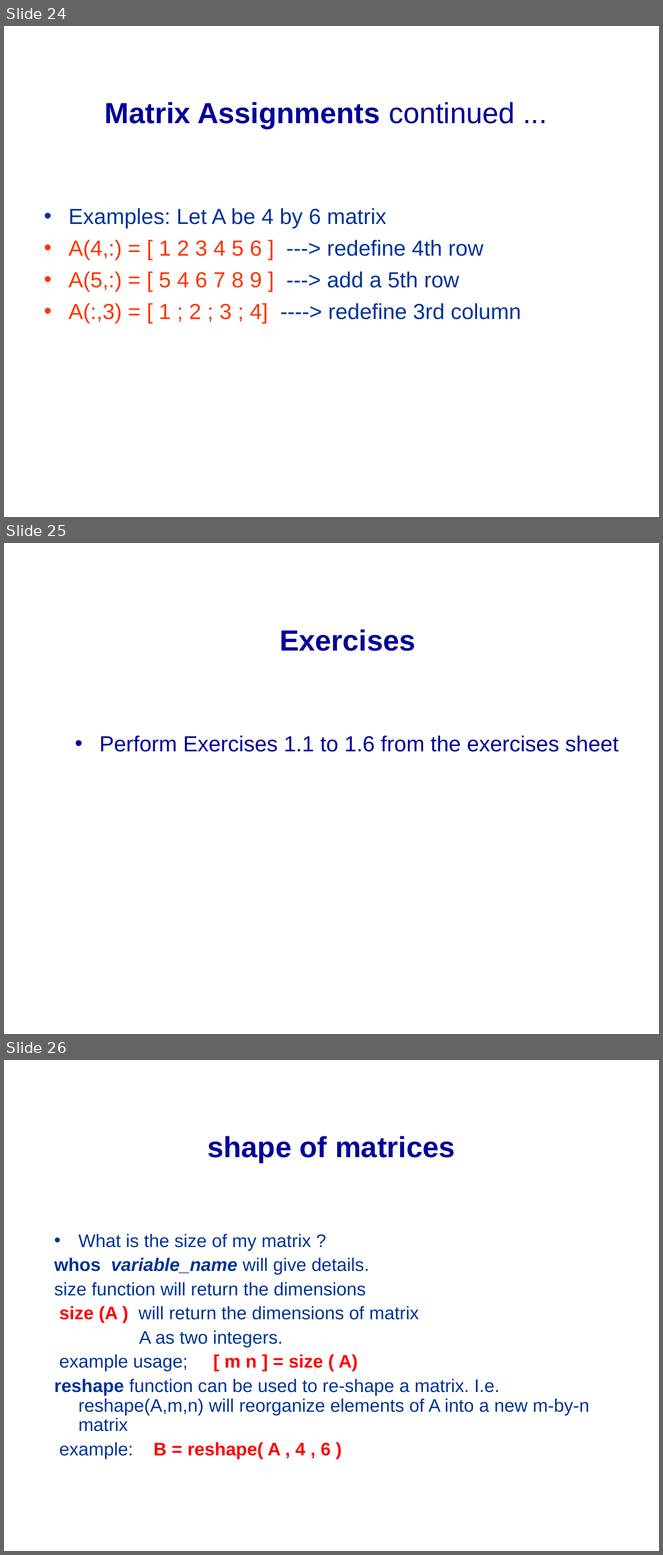
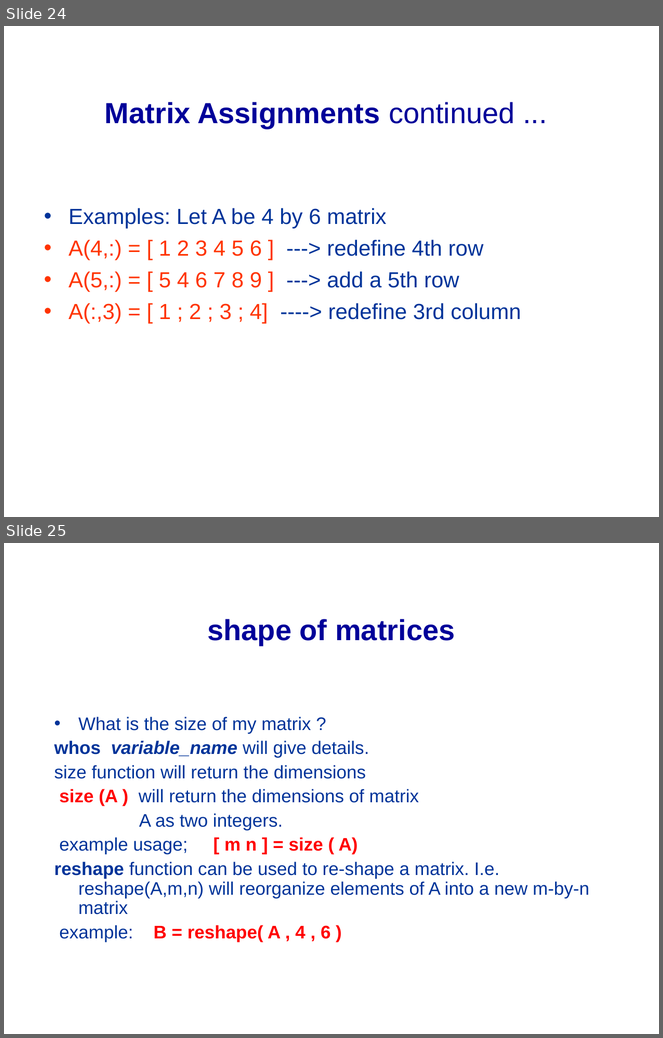
Before and after one commit to mikeg64/iome, a slide deck: src/examples/course/matlab/presentations_and_docs/matlab1.ppt. Shown one above the other, each under a label of ours: slides 24, 25 and 26 before the commit, slides 24 and 25 after it. The pictures are 663x1555 and 663x1038 pixels, drawn with LibreOffice and Linux fonts; fonts in the diff are those of the drawing; background and template pictures are left out. Boxes give left, top, right and bottom in pixels: in the first picture for what was removed or moved away, otherwise in the second. Text is boxed around its words. In the diff, an @@ line names an element or a change of style, - is before the commit and + after.

```diff
--- a/src/examples/course/matlab/presentations_and_docs/matlab1.ppt
+++ b/src/examples/course/matlab/presentations_and_docs/matlab1.ppt
@@ slide 25 removed at (4, 543, 659, 1034), background picture (left out) @@
@@ title removed at (280, 629, 415, 651) @@
-Exercises
@@ text removed at (100, 735, 619, 752) @@
-• Perform Exercises 1.1 to 1.6 from the exercises sheet
@@ what was slide 26 is now slide 25 @@
```
Also in this commit, not shown: 3 slides changed, 3 other slides removed, 4 other files.
